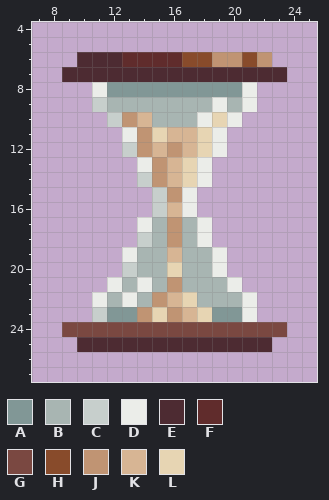
Pixel-art file -- projects/TinyTactics/Assets/Art/Aseprite/hourglass.aseprite. Above, as it was before the edit.
32x32 pixels, 1 frame. Shown: x 7..25, y 4..27.
Palette (. is transparent): A #819796  B #a8b5b2  C #c7cfcc  D #ebede9  E #4d2b32  F #602c2c  G #7a4841  H #884b2b  J #c09473  K #d7b594  L #e7d5b3
Pixels before, first column x 9:
 6 .EEEFFFFHHJJHJ.
 7 EEEEEEEEEEEEEEE
 8 ..DAAAAAAAAAD..
 9 ..CBBBBBBBDBD..
10 ...CJKBBBDLD...
11 ....DJLKKLD....
12 ....CJKJKLD....
13 .....DJKLD.....
14 .....CJKLD.....
15 ......CJD......
16 ......CKD......
17 .....DBJBD.....
18 .....CBJBD.....
19 ....DBBKBBD....
20 ....CBBLBBD....
21 ...DBDBJBBBD...
22 ..DBDBJKLBBBD..
23 ..CAAJLJKLAAD..
24 GGGGGGGGGGGGGGG
25 .EEEEEEEEEEEEE.
After:
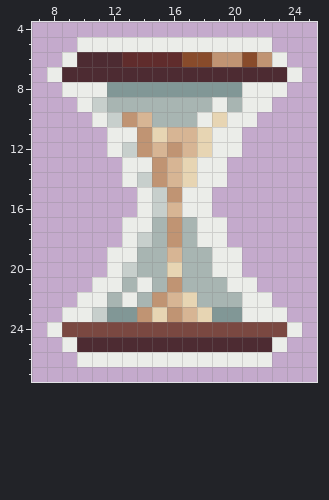
From old to new:
Changed rows in their new state; - is an unchanged pixel.
Layer "Layer 1":
first column x 8:
 5 --DDDDDDDDDDDDD--
 6 -D-------------D-
 7 D---------------D
 8 -DD-----------DD-
 9 --D-----------D--
10 ---D---------D---
11 ----D-------D----
12 ----D-------D----
13 -----D-----D-----
14 -----D-----D-----
15 ------D---D------
16 ------D---D------
17 -----D-----D-----
18 -----D-----D-----
19 ----D-------D----
20 ----D-------D----
21 ---D---------D---
22 --D-----------D--
23 -DD-----------DD-
24 D---------------D
25 -D-------------D-
26 --DDDDDDDDDDDDD--
Pixel boxes of the changes (left, top, right, bottom) in both pictures:
added: (47, 37, 302, 367)
